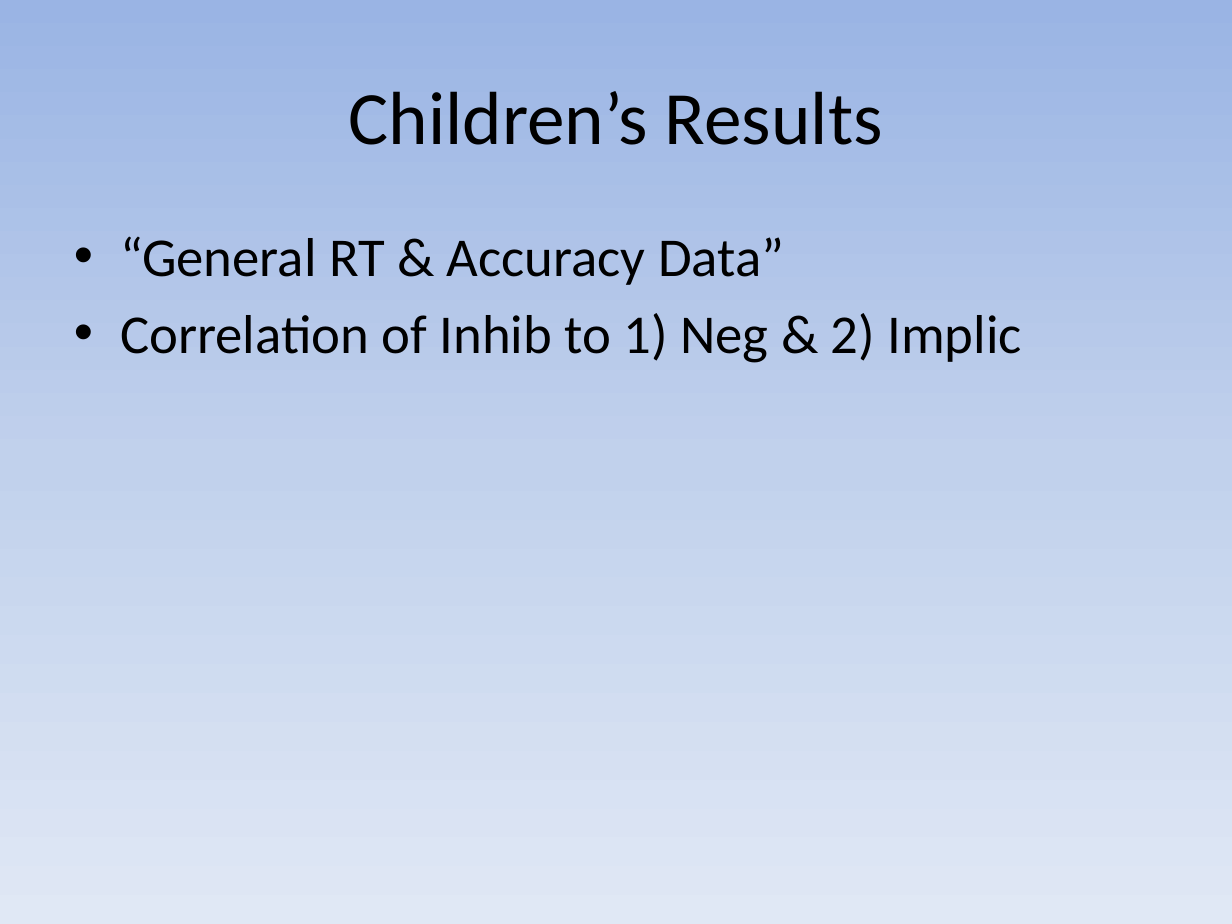
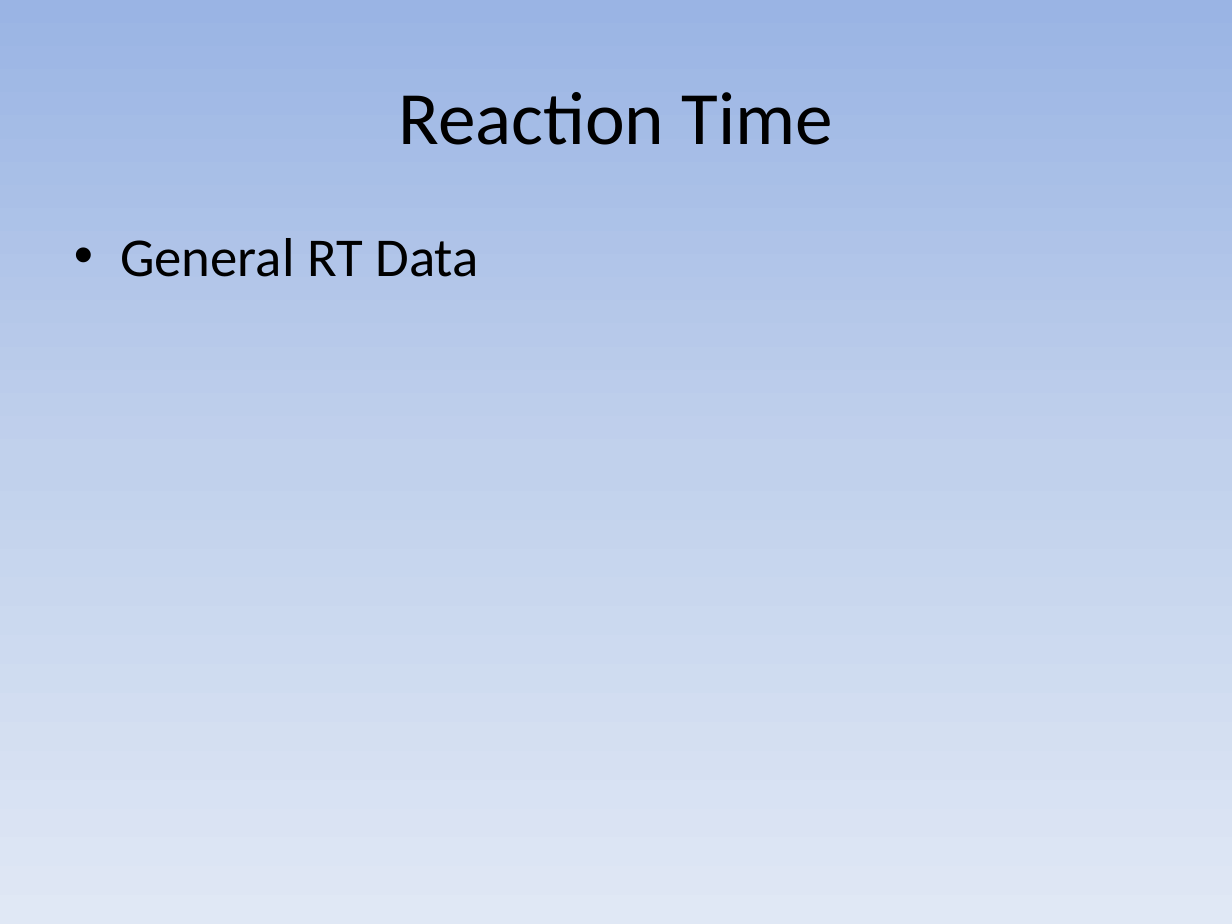
Before and after one commit to ejyoon/neginhib, a slide deck: slide 10 of Stephen_Final_Presentation/CSLI Final Presentation Stephen Powell.pptx. Drawn at 1232x924 pixels with LibreOffice and Linux fonts; fonts in the diff are those of the drawing. Boxes give left, top, right and bottom in pixels: in the first picture for what was removed or moved away, otherwise in the second. Text is boxed around its words. In the diff, an @@ line names an element or a change of style, - is before the commit and + after.

```diff
--- a/Stephen_Final_Presentation/CSLI Final Presentation Stephen Powell.pptx
+++ b/Stephen_Final_Presentation/CSLI Final Presentation Stephen Powell.pptx
@@ title at [398,92,832,145]: text changed @@
-Children’s Results
+Reaction Time
@@ text at [120,238,478,277]: text changed @@
-• “General RT & Accuracy Data”
-• Correlation of Inhib to 1) Neg & 2) Implic
+• General RT Data
```
Also in this commit, not shown: 5 other slides changed, 6 slides added, 2 slides removed.
